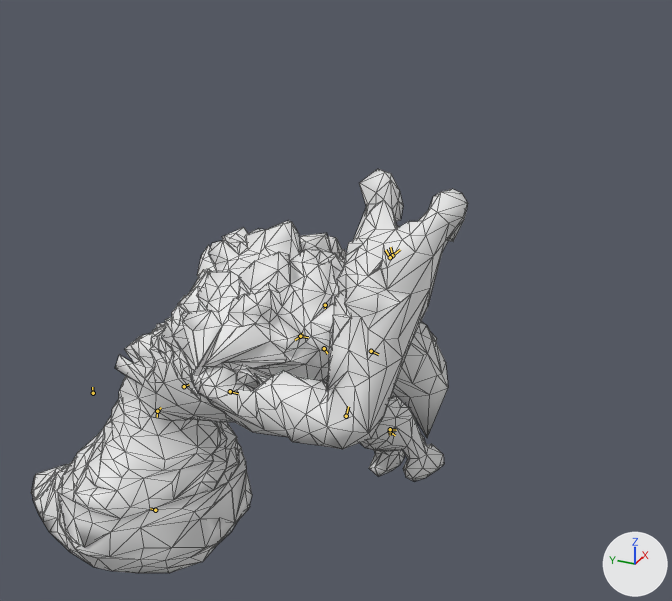
A saved change to the Blender file assets-src/rooms/tavern/creature-clips/LavaSpawn.blend.
The view is the same before and after, from a 50 mm lens placed at (-1.79, -0.6, 1.66), pointed at (0.18, 0.29, 0.67). Every picture has the same lights, and +X, +Y and +Z are marked at lower right. The picture after the commit comes second. Both versions are drawn at frame 21 of the action 'SitDrink'; the numbers are the values there. The bones that bend it are drawn over the model as lines. Mesh edges are drawn as thin lines.

In view in the first picture: 'LavaSpawnSourceMesh'.
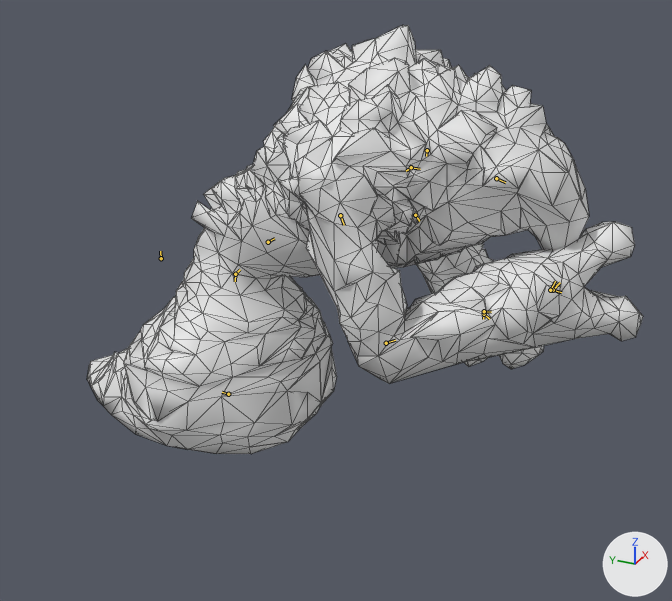
Boxes [x1, y1, x2, y2] around the edits, measured in the pictures (672 x 601 px):
'LavaSpawnSourceMesh', posed (27% wider, 6% taller)
    before: [31, 169, 468, 573]
    after: [87, 25, 643, 454]
bone 'master', root to tip
    before: (93, 393) to (92, 387)
    after: (161, 258) to (160, 251)
bone 'arm1.R', root to tip
    before: (230, 391) to (238, 393)
    after: (340, 215) to (344, 225)

The change, as a diff of the scene's bpy script:
```diff
--- a/assets-src/rooms/tavern/creature-clips/LavaSpawn.blend.py
+++ b/assets-src/rooms/tavern/creature-clips/LavaSpawn.blend.py
@@ bone_master @@
 bone_master = bpy.data.objects['LavaSpawn'].pose.bones['master']
-bone_master.location = (0.0, -0.034, 0.403)
+bone_master.location = (0.0, 0.415, 0.137)
@@ bone_arm1_r @@
 bone_arm1_r = bpy.data.objects['LavaSpawn'].pose.bones['arm1.R']  # child of 'shoulder.R'
-bone_arm1_r.rotation_quaternion = (0.577, -0.75, 0.137, 0.294)  # degrees (-102, 37, 10)
+bone_arm1_r.rotation_quaternion = (0.901, -0.428, -0.039, -0.055)  # degrees (-51, -7, -4)
```
